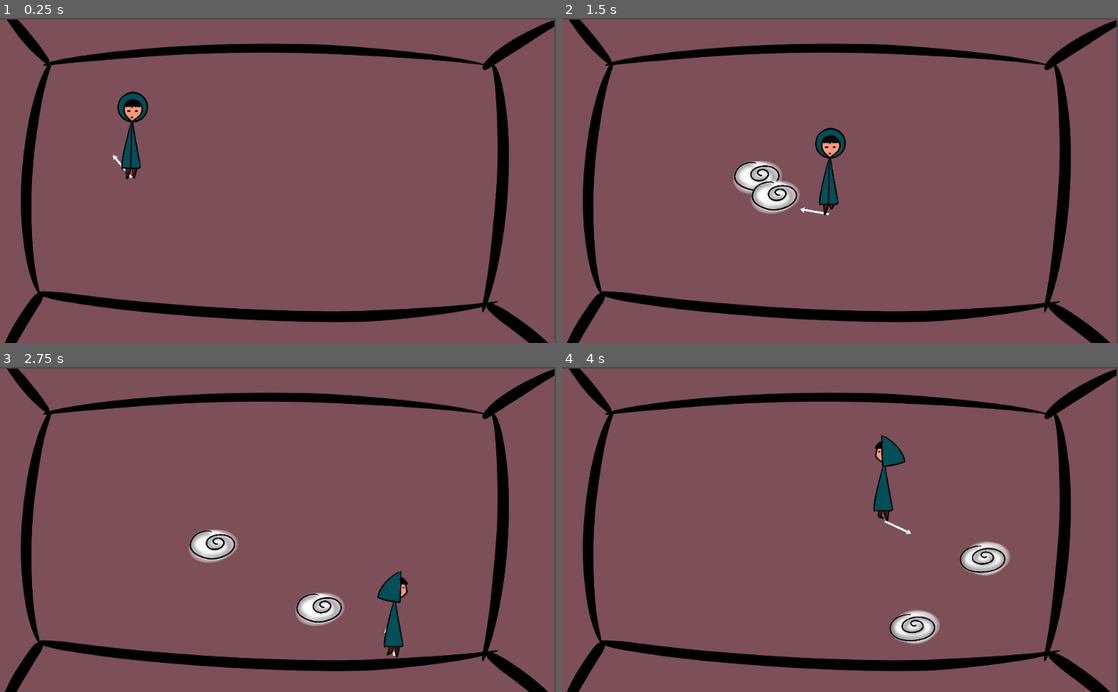
Above: before the commit, frames 1-4 (two rows, left to right).
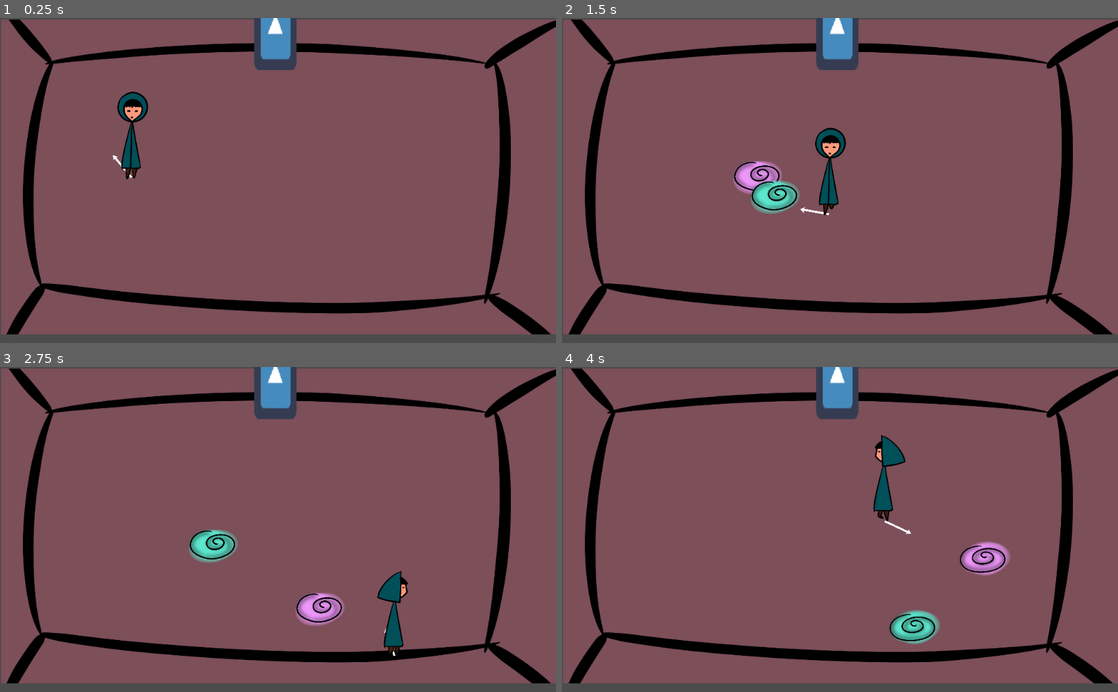
Above: after the commit, the same moments.

Repository: CcCcCc99/SVG_Project
Game: Godot game, scene res://temp/Node2D.tscn
The game is run twice, just before and just after one commit, with the same random seed, the same clock (stepped at 60 frames per second) and the same inputs. The project has no main scene, so this scene is started directly. The engine's default icon, where the game draws it, is replaced by a stand-in: a white triangle on a blue panel in a dark square.
Inputs (mouse positions are in pixels of both pictures, inside the frame that each line leads up to):
- Up to frame 1 (0.25 s): no input
- Up to frame 2 (1.5 s): tap Enter at 0.5 s; move the mouse to (962, 164) at 0.52 s; hold D (right) 0.53-1.28 s; click (962, 164) at 0.6 s; move the mouse to (728, 196) at 1.27 s; hold S (down) from 1.28 s (still down); click (728, 196) at 1.35 s
- Up to frame 3 (2.75 s): move the mouse to (333, 458) at 2.02 s; release S (down) at 2.03 s; hold D (right) from 2.03 s (still down); right-click (333, 458) at 2.1 s; click (333, 458) at 2.3 s
- Up to frame 4 (4 s): move the mouse to (812, 594) at 2.77 s; release D (right) at 2.78 s; hold W (up) 2.78-3.53 s; click (812, 594) at 2.85 s; move the mouse to (1006, 578) at 3.52 s; hold A (left) from 3.53 s (still down); click (1006, 578) at 3.6 s

The runs differ from the first frame. In frame 1, 11% of the frame differs, in the area x 0-100%, y 0-100%; in frame 2, 12%; in frame 3, 12%; in frame 4, 12%.

Commit message:
Semplici modifiche fatte durant la review

Diff:
--- a/src/project.godot
+++ b/src/project.godot
@@ -8,9 +8,14 @@
 
 config_version=4
 
-_global_script_classes=[  ]
+_global_script_classes=[ {
+"base": "Area2D",
+"class": "MyPortal",
+"language": "GDScript",
+"path": "res://src/Portal.gd"
+} ]
 _global_script_class_icons={
-
+"MyPortal": ""
 }
 
 [application]
--- a/src/scenes/prefabs/Portal.tscn
+++ b/src/scenes/prefabs/Portal.tscn
@@ -1,10 +1,11 @@
-[gd_scene load_steps=6 format=2]
+[gd_scene load_steps=7 format=2]
 
 [ext_resource path="res://assets/sprites/prop/pbianco1.png" type="Texture" id=1]
 [ext_resource path="res://assets/sprites/prop/pbianco3.png" type="Texture" id=2]
 [ext_resource path="res://assets/sprites/prop/pbianco2.png" type="Texture" id=3]
+[ext_resource path="res://src/Portal.gd" type="Script" id=4]
 
-[sub_resource type="SpriteFrames" id=2]
+[sub_resource type="SpriteFrames" id=1]
 animations = [ {
 "frames": [ ExtResource( 1 ), ExtResource( 3 ), ExtResource( 2 ), ExtResource( 3 ) ],
 "loop": true,
@@ -12,21 +13,23 @@
 "speed": 5.0
 } ]
 
-[sub_resource type="CapsuleShape2D" id=1]
+[sub_resource type="CapsuleShape2D" id=2]
 radius = 26.9999
 height = 38.0001
 
 [node name="Portal" type="Area2D"]
 z_index = -1
+script = ExtResource( 4 )
+colors = [ Color( 0.937255, 0.596078, 0.984314, 1 ), Color( 0.364706, 0.913725, 0.811765, 1 ) ]
 
 [node name="Animation" type="AnimatedSprite" parent="."]
 scale = Vector2( 0.3, 0.3 )
-frames = SubResource( 2 )
+frames = SubResource( 1 )
 frame = 3
 playing = true
 
 [node name="CollisionShape2D" type="CollisionShape2D" parent="."]
-visible = false
 position = Vector2( -4, 2 )
 rotation = 1.5708
-shape = SubResource( 1 )
+shape = SubResource( 2 )
+[connection signal="body_entered" from="." to="." method="_on_Portal_body_entered"]
--- a/src/src/PlayerAnimator.gd
+++ b/src/src/PlayerAnimator.gd
@@ -7,13 +7,10 @@
 func animate(velocity):
 	if velocity == Vector2.ZERO:
 		_set_idle()
-		pass
 	elif velocity.x != 0:
 		_set_horizontal(velocity.x)
-		pass
 	else:
 		_set_vertical(velocity.y)
-		pass
 
 func _set_idle():
 	head.flip_h = false
--- /dev/null
+++ b/src/src/Portal.gd
@@ -0,0 +1,15 @@
+extends Area2D
+#class_name MyPortal
+
+export(Array, Color) var colors
+var destination = null
+
+func set_color(i: int):
+	modulate = colors[i]
+
+#func set_destination(portal: MyPortal):
+#	destination = portal
+
+#func _on_Portal_body_entered(body:Node):
+#	body.position = destination.position
+#	pass # Replace with function body.
--- a/src/src/Portalgun.gd
+++ b/src/src/Portalgun.gd
@@ -5,8 +5,9 @@
 
 var last_portal = null
 var previous_portal = null
+var portal_number = 0
 
-# Called every frame. 'delta' is the elapsed time since the previous frame.
+
 # warning-ignore:unused_argument
 func _process(delta):
 	# pointer rotation
@@ -22,11 +23,19 @@
 	if Input.is_action_just_pressed("portal"):
 		_spawn_portal(direction)
 
-func _spawn_portal(direction):
+func _spawn_portal(direction: Vector2):
+	var p = portal.instance()
+	p.set_color(portal_number)
+	p.position = direction*distance + global_position
+	get_parent().get_parent().add_child(p)
+
 	if previous_portal != null:
 		previous_portal.queue_free()
 	previous_portal = last_portal
-	var p = portal.instance()
-	p.position = direction*distance + global_position
-	get_parent().get_parent().add_child(p)
+	#previous_portal.set_destination(p)
+
+	portal_number = (portal_number+1) % 2
+	#p.set_destination(previous_portal)
+	#if previous_portal != null:
+	#	previous_portal.
 	last_portal = p
--- a/src/temp/Node2D.tscn
+++ b/src/temp/Node2D.tscn
@@ -1,14 +1,15 @@
-[gd_scene load_steps=8 format=2]
+[gd_scene load_steps=9 format=2]
 
 [ext_resource path="res://temp/mappatrue.png" type="Texture" id=1]
 [ext_resource path="res://scenes/prefabs/Player.tscn" type="PackedScene" id=2]
+[ext_resource path="res://icon.png" type="Texture" id=3]
 
 [sub_resource type="SegmentShape2D" id=1]
-a = Vector2( 938, 60 )
-b = Vector2( 55, 63 )
+a = Vector2( 935, 59 )
+b = Vector2( 70, 46 )
 
 [sub_resource type="SegmentShape2D" id=2]
-a = Vector2( 56, 59 )
+a = Vector2( 64, 52 )
 b = Vector2( 66, 517 )
 
 [sub_resource type="SegmentShape2D" id=3]
@@ -29,10 +30,15 @@
 position = Vector2( 242.921, 221 )
 
 [node name="Mappatrue" type="Sprite" parent="."]
-position = Vector2( 509.5, 302 )
-scale = Vector2( 0.532813, 0.553704 )
+position = Vector2( 513.28, 293.489 )
+scale = Vector2( 0.532813, 0.537814 )
 z_index = -2
 texture = ExtResource( 1 )
+
+[node name="icon" type="Sprite" parent="Mappatrue"]
+position = Vector2( -11.7866, -499.223 )
+scale = Vector2( 2.29032, 4.1377 )
+texture = ExtResource( 3 )
 
 [node name="CollisionShape2D" type="CollisionShape2D" parent="."]
 shape = SubResource( 1 )
